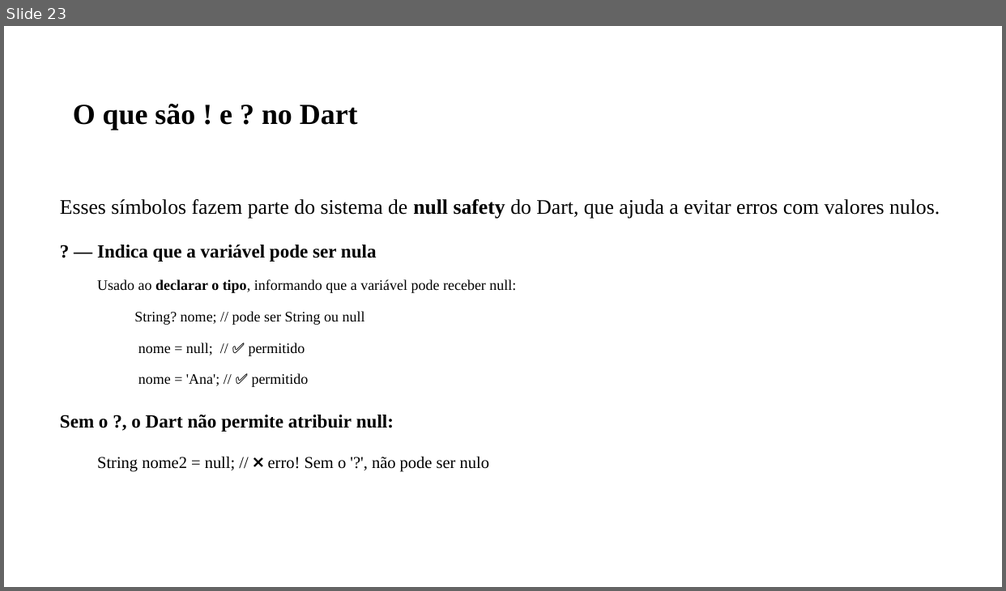
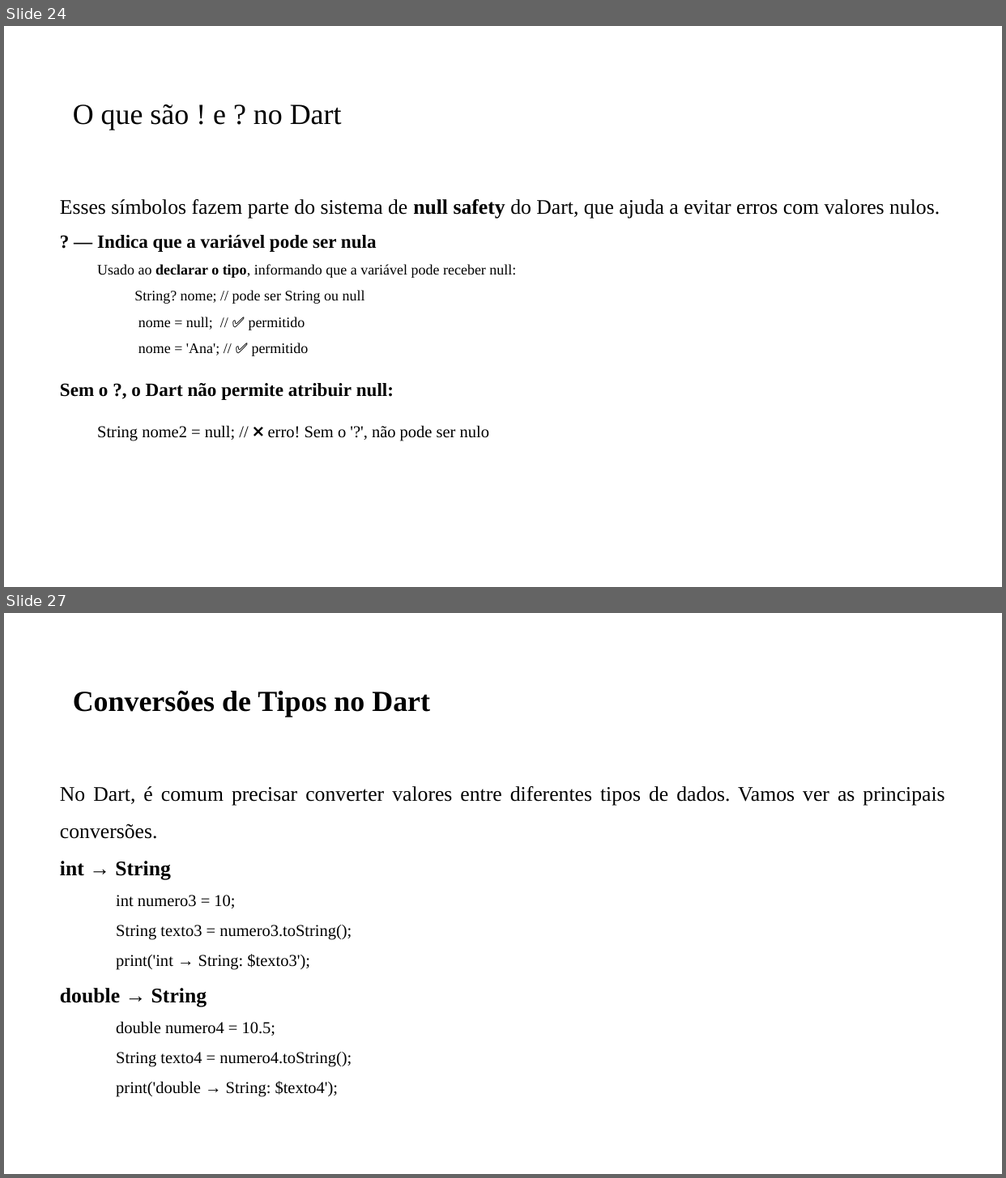
Before and after one commit to PedroMiho/UMC, a slide deck: Desenvolvimento de Aplicações/Pedro/Aula 01 - Criando Projeto Dart/Aula Inaugural.pptx. Shown one above the other, each under a label of ours: slide 23 before the commit, slides 24 and 27 after it; the slides between them are not shown. The pictures are 1006x591 and 1006x1178 pixels, drawn with LibreOffice and Linux fonts; fonts in the diff are those of the drawing; background and template pictures are left out. Boxes give left, top, right and bottom in pixels: in the first picture for what was removed or moved away, otherwise in the second. Text is boxed around its words. In the diff, an @@ line names an element or a change of style, - is before the commit and + after.

```diff
--- a/Desenvolvimento de Aplicações/Pedro/Aula 01 - Criando Projeto Dart/Aula Inaugural.pptx
+++ b/Desenvolvimento de Aplicações/Pedro/Aula 01 - Criando Projeto Dart/Aula Inaugural.pptx
@@ slide 27 added at [4, 613, 1002, 1174], background #FFFFFF @@
@@ title added at [73, 691, 430, 717], 28 pt, text #000000, bold @@
+Conversões de Tipos no Dart
@@ text added at [60, 786, 944, 1097], 16 pt, text #000000 @@
+No Dart, é comum precisar converter valores entre diferentes tipos de dados. Vamos ver as principais conversões.
+int → String
+  int numero3 = 10;
+  String texto3 = numero3.toString();
+  print('int → String: $texto3');
+double → String
+  double numero4 = 10.5;
+  String texto4 = numero4.toString();
+  print('double → String: $texto4');
@@ what was slide 23 is now slide 24 @@
@@ slide 24 changed as well @@
@@ title "O que são ! e ..." at [73, 104, 342, 130]: bold off @@
@@ text at [60, 199, 940, 356]: less space between paragraphs @@
```
Also in this commit, not shown: 19 other slides changed, 5 other slides added, 1 other file.
